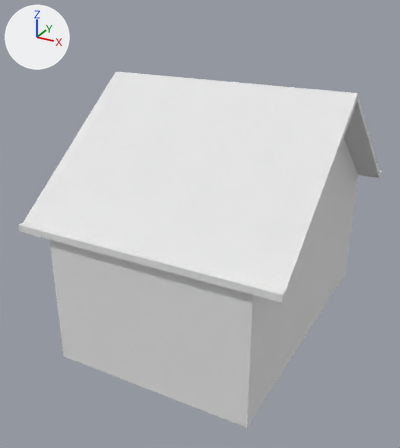
What one commit did to the FBX model Assets/Resources/Models/untitled.fbx.
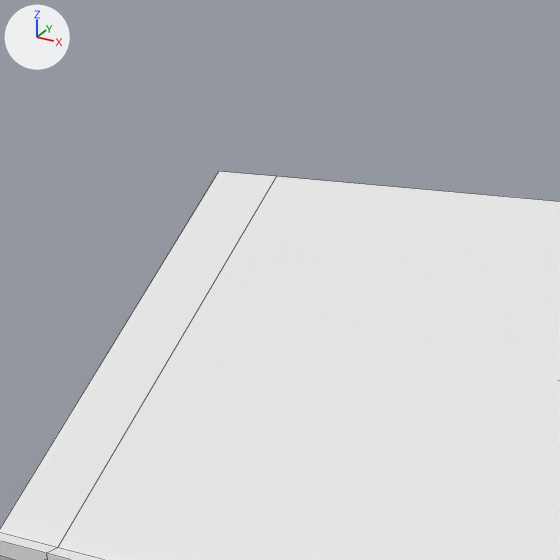
Each version appears first whole from a 50 mm lens placed at (5.67, -9.44, 6.67), pointed at (0.75, -0.5, 2.2), and next in a close-up on the part from 6% to 65% of the width and 0% to 52% of the height. The axes (+X, +Y, +Z) are drawn at upper left. The lights are the same throughout. The close-ups show mesh edges as thin lines.
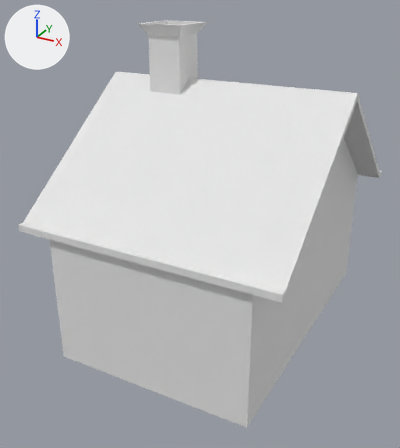
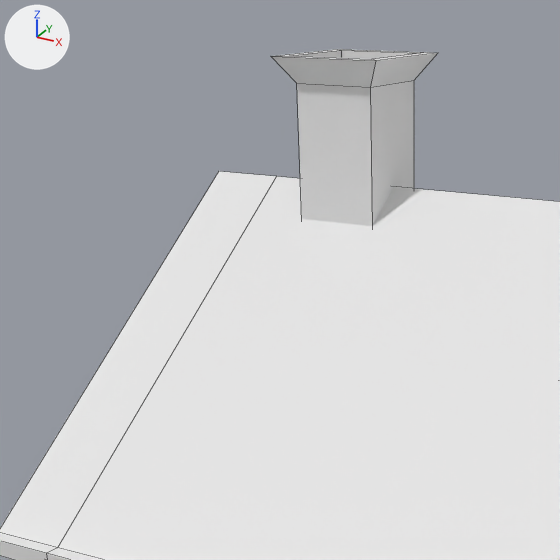
Changed parts and their boxes [x1, y1, x2, y2] in the close-ups (560 x 560 px):
'Cube', reshaped: before [0, 171, 560, 560]; after [0, 49, 560, 560]
part 1 of me_cube, added: after [271, 49, 437, 226]

The change, as a diff of the scene's bpy script:
```diff
--- a/Assets/Resources/Models/untitled.fbx.py
+++ b/Assets/Resources/Models/untitled.fbx.py
@@ me_cube @@
 # used by ob_cube; location = (0.0, 0.0, 0.0)
-me_cube.from_pydata(...)  # 46 vertices, 44 faces; spans x -1.5..3.47, y -3.09..3.11, z 0.0..4.96
+me_cube.from_pydata(...)  # 74 vertices, 69 faces; spans x -1.5..3.47, y -3.09..3.11, z 0.0..5.95
+# me_cube part 1: a new loose piece of 28 vertices spanning x -0.58..0.37, y -0.48..0.48, z 4.49..5.95, in mat_material (white #e7e7e7)
 me_cube.materials.append(mat_material)
```
